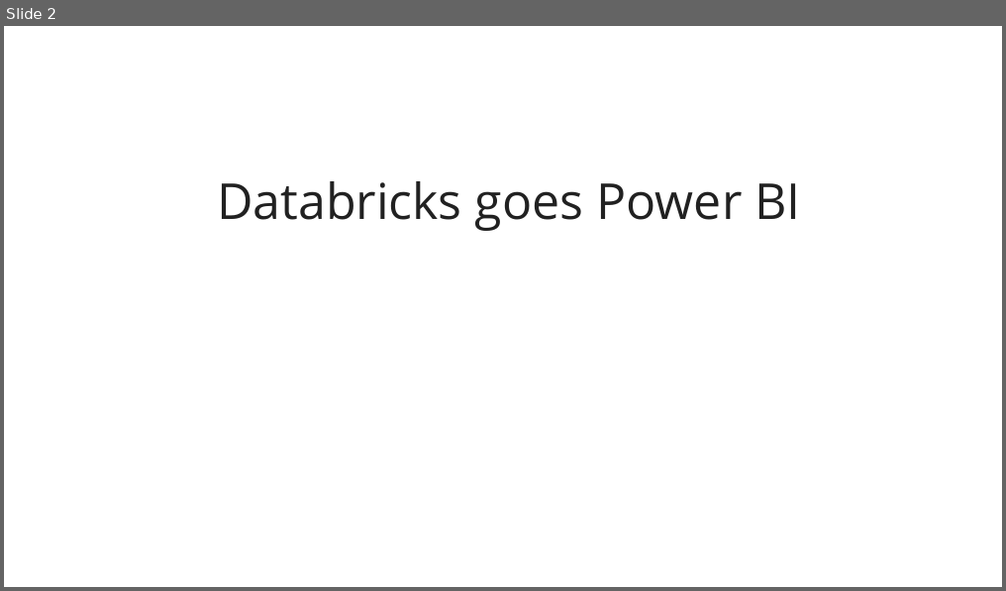
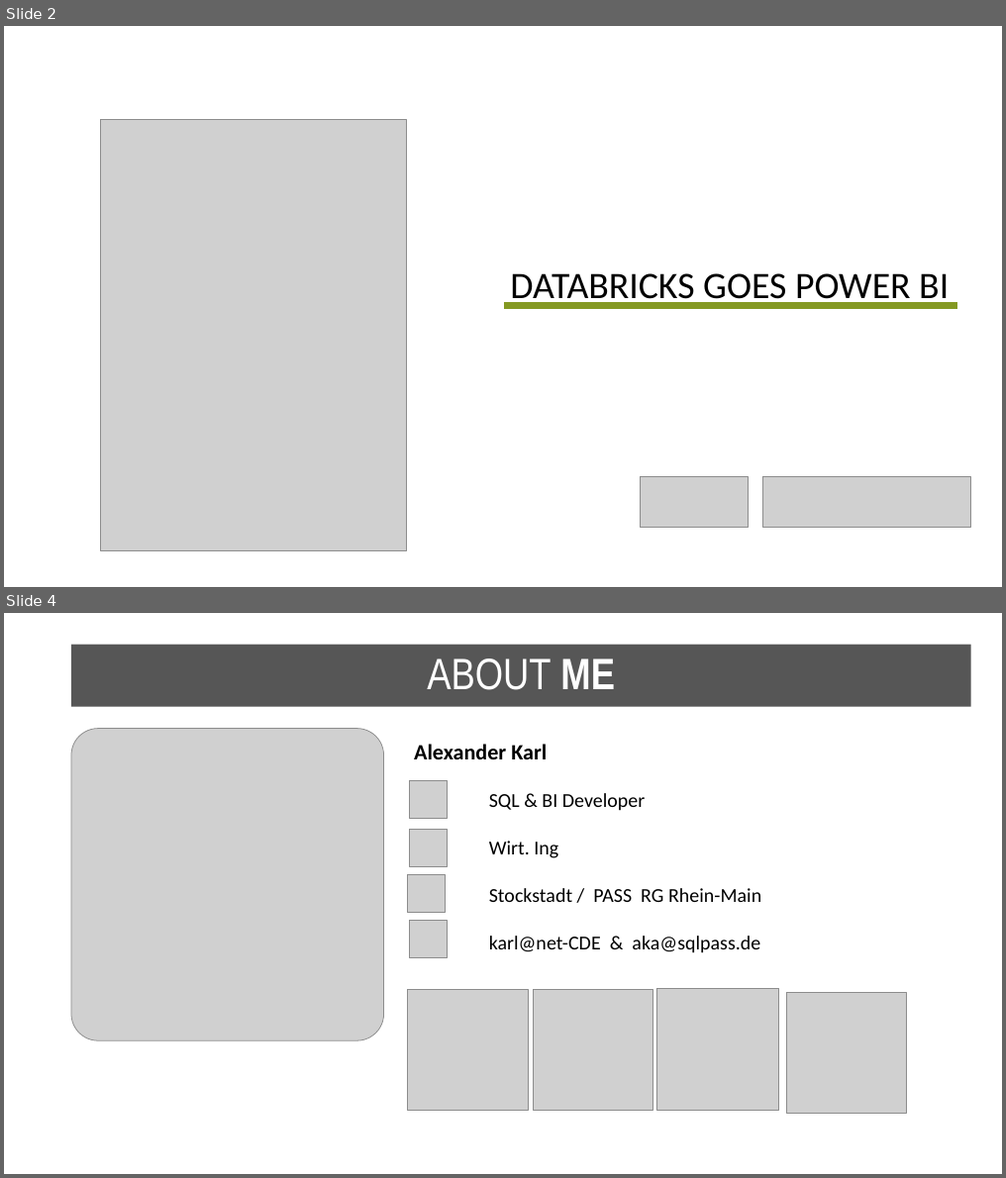
Before and after one commit to net-CDE/presentations, a slide deck: SQLKonferenz2023/mainContent_jul2023.pptx. Shown one above the other, each under a label of ours: slide 2 before the commit, slides 2 and 4 after it; the slides between them are not shown. The pictures are 1006x591 and 1006x1178 pixels, drawn with LibreOffice and Linux fonts; fonts in the diff are those of the drawing; grey boxes stand for pictures. Boxes give left, top, right and bottom in pixels: in the first picture for what was removed or moved away, otherwise in the second. Text is boxed around its words. In the diff, an @@ line names an element or a change of style, - is before the commit and + after.

```diff
--- a/SQLKonferenz2023/mainContent_jul2023.pptx
+++ b/SQLKonferenz2023/mainContent_jul2023.pptx
@@ slide 4 added at (x1=4, y1=613, x2=1002, y2=1174), background #FFFFFF @@
@@ title added at (x1=71, y1=645, x2=971, y2=707), fill #565656, 42.3 pt, text #FFFFFF @@
+ABOUT ME
@@ picture added at (x1=71, y1=728, x2=384, y2=1042) @@
@@ text added at (x1=414, y1=744, x2=761, y2=954), 19.1 pt, text #000000 @@
+Alexander Karl
+SQL & BI Developer
+Wirt. Ing
+Stockstadt / PASS RG Rhein-Main
+karl@net-CDE & aka@sqlpass.de
@@ picture added at (x1=409, y1=780, x2=447, y2=818) @@
@@ picture added at (x1=409, y1=830, x2=447, y2=866) @@
@@ picture added at (x1=408, y1=875, x2=445, y2=912) @@
@@ picture added at (x1=409, y1=921, x2=447, y2=959) @@
@@ picture added at (x1=408, y1=989, x2=528, y2=1110) @@
@@ picture added at (x1=533, y1=989, x2=653, y2=1110) @@
@@ picture added at (x1=656, y1=988, x2=779, y2=1110) @@
@@ picture added at (x1=786, y1=992, x2=907, y2=1113) @@
@@ slide 2 changed as well @@
@@ picture added at (x1=100, y1=120, x2=406, y2=551) @@
@@ text "DATABRICKS GOES POWER BI" at (x1=510, y1=274, x2=948, y2=307): vertical alignment bottom to top @@
@@ text at (x1=510, y1=274, x2=948, y2=307): text changed; size 47.7 to 36 pt; font Open Sans to Calibri; text colour #212121 to #000000 @@
-Databricks goes Power BI
+DATABRICKS GOES POWER BI
@@ line added from (504, 306) to (957, 306), #849922 6 pt @@
@@ picture added at (x1=640, y1=477, x2=748, y2=528) @@
@@ picture added at (x1=763, y1=477, x2=971, y2=528) @@
```
Also in this commit, not shown: 12 other slides changed, 11 other slides added, 7 slides removed, 3 other files.
